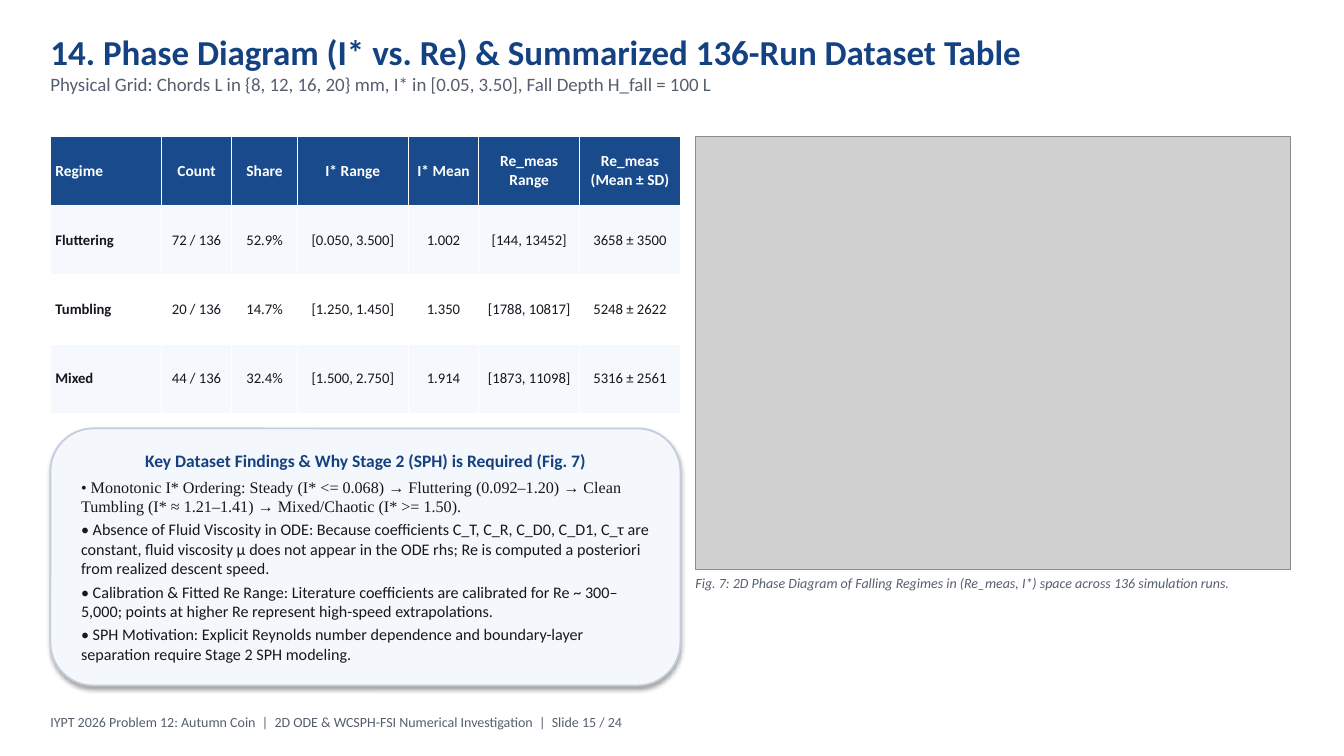
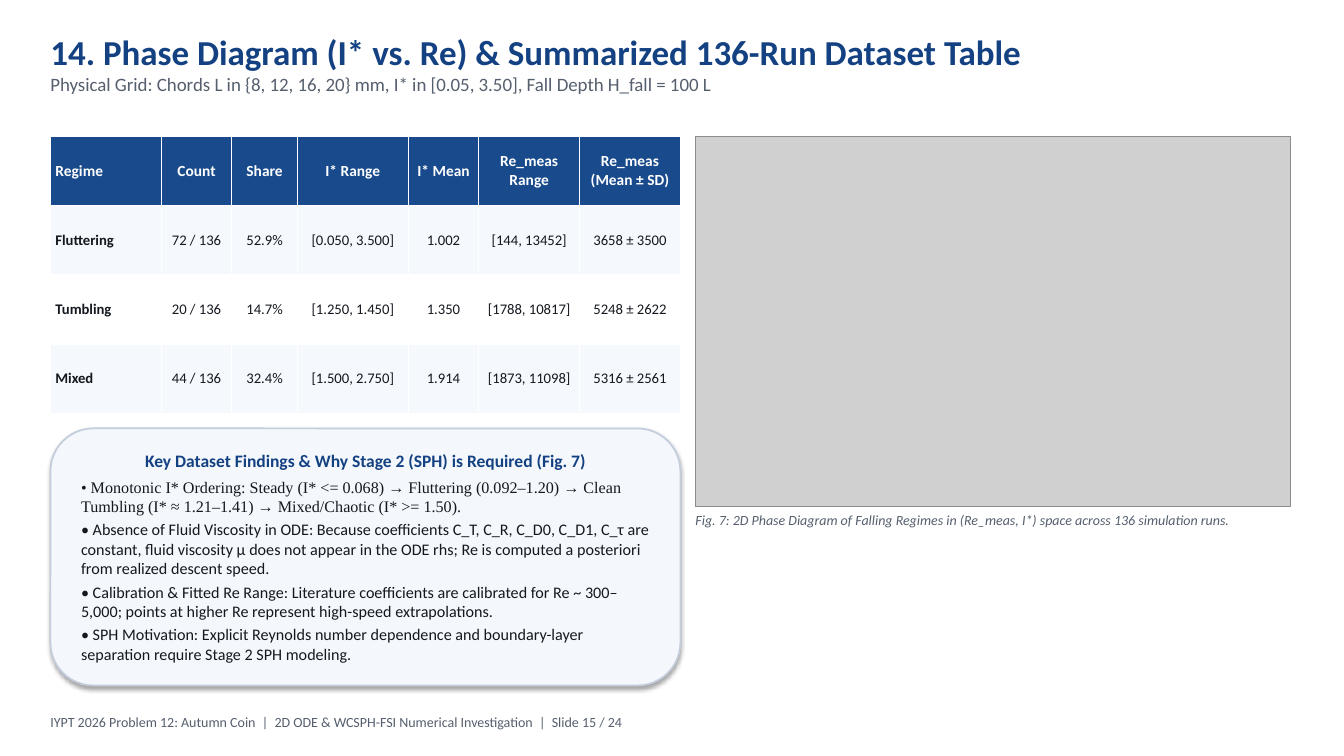
Before and after one commit to ayaanthelegend/Autumn-coin, a slide deck: slide 15 of Autumn_Coin_IYPT_2026.pptx. Drawn at 1344x756 pixels with LibreOffice and Linux fonts; fonts in the diff are those of the drawing; grey boxes stand for pictures. Boxes give left, top, right and bottom in pixels: in the first picture for what was removed or moved away, otherwise in the second. Text is boxed around its words. In the diff, an @@ line names an element or a change of style, - is before the commit and + after.

```diff
--- a/Autumn_Coin_IYPT_2026.pptx
+++ b/Autumn_Coin_IYPT_2026.pptx
@@ picture: place and size @@
-picture at box(696, 136, 1291, 570)
+picture at box(696, 136, 1291, 507)
@@ text "Fig. 7: 2D Phase Diagram ...": place and size @@
-text "Fig. 7: 2D Phase Diagram ..." at box(695, 578, 1229, 591)
+text "Fig. 7: 2D Phase Diagram ..." at box(695, 515, 1229, 528)
```
Also in this commit, not shown: 8 other slides changed, 43 other files.
